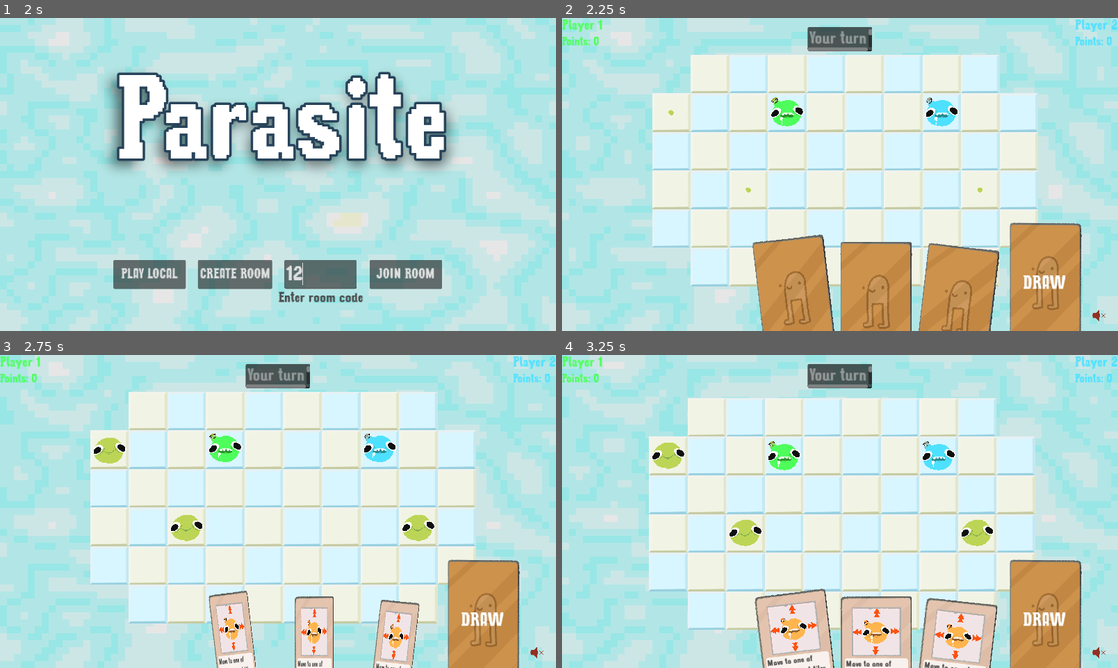
Above: before the commit, frames 1-4 (two rows, left to right).
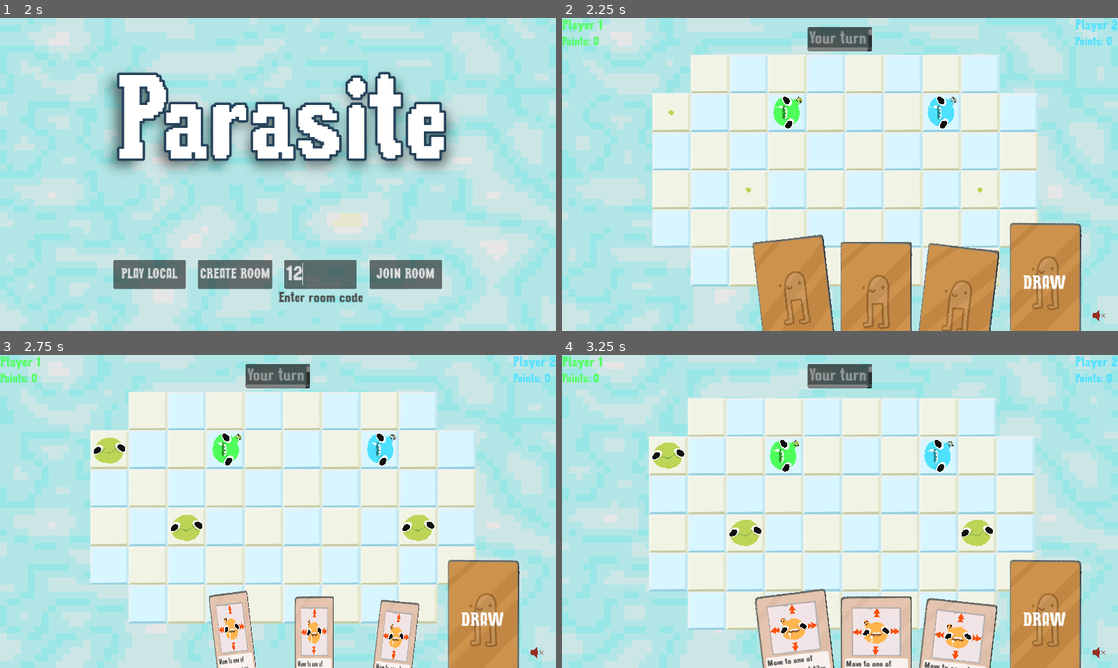
Above: after the commit, the same moments.

Repository: patator62180/GDWL_67
Game: Godot game, scene res://scenes/main/main.tscn
The game is run twice, just before and just after one commit, with the same random seed, the same clock (stepped at 60 frames per second) and the same inputs.
Inputs (mouse positions are in pixels of both pictures, inside the frame that each line leads up to):
- Up to frame 1 (2 s): click "[FAKE] Start as player (local)" at 0.5 s; click (322, 274) at 1.27 s; type "12" at 1.35 s
- Up to frame 2 (2.25 s): click "PLAY LOCAL" at 2 s
- Up to frame 3 (2.75 s): no input
- Up to frame 4 (3.25 s): tap Enter (ui_accept) at 2.75 s; drag from (840, 511) to (789, 448) at 2.77 s

Frame 1 is identical in both runs. In frame 2, 0.6% of the frame differs, in the area x 37-72%, y 24-36%; in frame 3, 0.6%; in frame 4, 0.6%, in the area x 36-71%, y 26-38%.

Commit message:
anim death

Diff:
--- a/scenes/player/player.gd
+++ b/scenes/player/player.gd
@@ -25,7 +25,6 @@
     set(value):
         if not OS.has_feature('dedicated_server'):
             $NodeSprite/Face.material.set_shader_parameter("Shift_Hue", value)
-            $NodeSprite/FaceMort.material.set_shader_parameter("Shift_Hue", value)
 
 func _ready():
     pass
--- a/scenes/player/player.tscn
+++ b/scenes/player/player.tscn
@@ -6,19 +6,12 @@
 [ext_resource type="PackedScene" uid="uid://b0oj6fete70q4" path="res://scenes/player/parasite.tscn" id="2_t1yrk"]
 [ext_resource type="Texture2D" uid="uid://ouswkym2pv57" path="res://sprites/infected_rougeur.png" id="3_dawvx"]
 [ext_resource type="Texture2D" uid="uid://b6c5w2egcg5ru" path="res://sprites/Sprite_Sheet_Bave-1.png" id="3_sfdgm"]
-[ext_resource type="Texture2D" uid="uid://ck01ov6tbvr23" path="res://sprites/Mort_player/mort01.png" id="3_ytl6o"]
 [ext_resource type="Texture2D" uid="uid://dttxqbgv07pc3" path="res://sprites/Sprite_Sheet_Bave-2.png" id="4_8fx1q"]
-[ext_resource type="Texture2D" uid="uid://bo8lh7n447ye0" path="res://sprites/Mort_player/mort02.png" id="4_wxb1p"]
 [ext_resource type="Texture2D" uid="uid://nrr2prgvlrj7" path="res://sprites/Sprite_Sheet_Bave-3.png" id="5_p14re"]
-[ext_resource type="Texture2D" uid="uid://d207t1ugu071p" path="res://sprites/Mort_player/mort03.png" id="5_w6y7s"]
-[ext_resource type="Texture2D" uid="uid://b3q817vpoj8e" path="res://sprites/Mort_player/mort04.png" id="6_ctka8"]
 [ext_resource type="Texture2D" uid="uid://bxm5x3b2wlq0w" path="res://sprites/Sprite_Sheet_Bave-4.png" id="6_etwvb"]
-[ext_resource type="Texture2D" uid="uid://b86oh571bvpr1" path="res://sprites/Mort_player/mort05.png" id="7_a1ob8"]
 [ext_resource type="Texture2D" uid="uid://sdpiykm7okha" path="res://sprites/Sprite_Sheet_Bave-5.png" id="7_adw0d"]
-[ext_resource type="Texture2D" uid="uid://b8fp4ysikppma" path="res://sprites/Mort_player/mort06.png" id="8_2b3vm"]
 [ext_resource type="Texture2D" uid="uid://cfawht2big58s" path="res://sprites/Sprite_Sheet_Bave-6.png" id="8_sc6cp"]
 [ext_resource type="Texture2D" uid="uid://djlh6j20mekfj" path="res://sprites/Sprite_Sheet_Bave-7.png" id="9_fia86"]
-[ext_resource type="Texture2D" uid="uid://bg7egy0y8vtxc" path="res://sprites/Mort_player/mort07.png" id="9_t8cid"]
 [ext_resource type="Texture2D" uid="uid://cl2b0cc6w63nq" path="res://sprites/Sprite_Sheet_Bave-8.png" id="10_mrcj5"]
 [ext_resource type="Texture2D" uid="uid://2wj1mg8tgiup" path="res://sprites/Sprite_Sheet_Bave-9.png" id="11_06n5i"]
 [ext_resource type="Texture2D" uid="uid://lmnm830du704" path="res://sprites/infected_eyes.png" id="13_16dte"]
@@ -27,43 +20,10 @@
 [sub_resource type="RectangleShape2D" id="RectangleShape2D_oet1n"]
 size = Vector2(100, 100)
 
-[sub_resource type="ShaderMaterial" id="ShaderMaterial_dh1hb"]
-shader = ExtResource("2_a6fnp")
-shader_parameter/Shift_Hue = null
-
-[sub_resource type="SpriteFrames" id="SpriteFrames_dpvpw"]
-animations = [{
-"frames": [{
-"duration": 1.0,
-"texture": ExtResource("3_ytl6o")
-}, {
-"duration": 1.0,
-"texture": ExtResource("4_wxb1p")
-}, {
-"duration": 1.0,
-"texture": ExtResource("5_w6y7s")
-}, {
-"duration": 1.0,
-"texture": ExtResource("6_ctka8")
-}, {
-"duration": 1.0,
-"texture": ExtResource("7_a1ob8")
-}, {
-"duration": 1.0,
-"texture": ExtResource("8_2b3vm")
-}, {
-"duration": 1.0,
-"texture": ExtResource("9_t8cid")
-}],
-"loop": false,
-"name": &"default",
-"speed": 10.0
-}]
-
 [sub_resource type="ShaderMaterial" id="ShaderMaterial_wkkd2"]
 resource_local_to_scene = true
 shader = ExtResource("2_a6fnp")
-shader_parameter/Shift_Hue = 0.5
+shader_parameter/Shift_Hue = 0.22
 
 [sub_resource type="SpriteFrames" id="SpriteFrames_rm4md"]
 animations = [{
@@ -188,14 +148,14 @@
 tracks/6/type = "value"
 tracks/6/imported = false
 tracks/6/enabled = true
-tracks/6/path = NodePath("../FaceMort:visible")
+tracks/6/path = NodePath("../Eyes:modulate")
 tracks/6/interp = 1
 tracks/6/loop_wrap = true
 tracks/6/keys = {
 "times": PackedFloat32Array(0),
 "transitions": PackedFloat32Array(1),
-"update": 1,
-"values": [false]
+"update": 0,
+"values": [Color(1, 1, 1, 1)]
 }
 
 [sub_resource type="Animation" id="Animation_mm2p6"]
@@ -203,38 +163,50 @@
 tracks/0/type = "value"
 tracks/0/imported = false
 tracks/0/enabled = true
-tracks/0/path = NodePath("../FaceMort:visible")
+tracks/0/path = NodePath("..:position")
 tracks/0/interp = 1
 tracks/0/loop_wrap = true
 tracks/0/keys = {
 "times": PackedFloat32Array(0),
 "transitions": PackedFloat32Array(1),
-"update": 1,
-"values": [true]
+"update": 0,
+"values": [Vector2(50, 50)]
 }
 tracks/1/type = "value"
 tracks/1/imported = false
 tracks/1/enabled = true
-tracks/1/path = NodePath(".:visible")
-tracks/1/interp = 1
+tracks/1/path = NodePath("..:rotation")
+tracks/1/interp = 2
 tracks/1/loop_wrap = true
 tracks/1/keys = {
-"times": PackedFloat32Array(0),
-"transitions": PackedFloat32Array(1),
-"update": 1,
-"values": [false]
+"times": PackedFloat32Array(0, 0.8),
+"transitions": PackedFloat32Array(1.93187, 0.189465),
+"update": 0,
+"values": [0.0, 1.5708]
 }
 tracks/2/type = "value"
 tracks/2/imported = false
 tracks/2/enabled = true
-tracks/2/path = NodePath("../FaceMort:frame")
+tracks/2/path = NodePath("../Eyes:modulate")
 tracks/2/interp = 1
 tracks/2/loop_wrap = true
 tracks/2/keys = {
-"times": PackedFloat32Array(0, 0.1, 0.2, 0.3, 0.4, 0.5, 0.6),
-"transitions": PackedFloat32Array(1, 1, 1, 1, 1, 1, 1),
-"update": 1,
-"values": [0, 1, 2, 3, 4, 5, 6]
+"times": PackedFloat32Array(0, 0.5),
+"transitions": PackedFloat32Array(1, 1),
+"update": 0,
+"values": [Color(1, 1, 1, 1), Color(0.529412, 0.113725, 0.321569, 1)]
+}
+tracks/3/type = "value"
+tracks/3/imported = false
+tracks/3/enabled = true
+tracks/3/path = NodePath("..:scale")
+tracks/3/interp = 1
+tracks/3/loop_wrap = true
+tracks/3/keys = {
+"times": PackedFloat32Array(0, 0.8),
+"transitions": PackedFloat32Array(2.37841, 0.196146),
+"update": 0,
+"values": [Vector2(1, 1), Vector2(0, 0)]
 }
 
 [sub_resource type="Animation" id="Animation_3gplj"]
@@ -278,18 +250,6 @@
 "update": 1,
 "values": [true]
 }
-tracks/3/type = "value"
-tracks/3/imported = false
-tracks/3/enabled = true
-tracks/3/path = NodePath("../FaceMort:visible")
-tracks/3/interp = 1
-tracks/3/loop_wrap = true
-tracks/3/keys = {
-"times": PackedFloat32Array(0),
-"transitions": PackedFloat32Array(1),
-"update": 1,
-"values": [false]
-}
 
 [sub_resource type="Animation" id="Animation_3ekyv"]
 resource_name = "player_moving"
@@ -357,12 +317,7 @@
 
 [node name="NodeSprite" type="Node2D" parent="."]
 position = Vector2(50, 50)
-
-[node name="FaceMort" type="AnimatedSprite2D" parent="NodeSprite"]
-visible = false
-material = SubResource("ShaderMaterial_dh1hb")
-sprite_frames = SubResource("SpriteFrames_dpvpw")
-autoplay = "default"
+rotation = 1.5708
 
 [node name="Face" type="Sprite2D" parent="NodeSprite"]
 texture_filter = 1
Not shown: 1 places in scenes/player/player.tscn that only renumber resources
